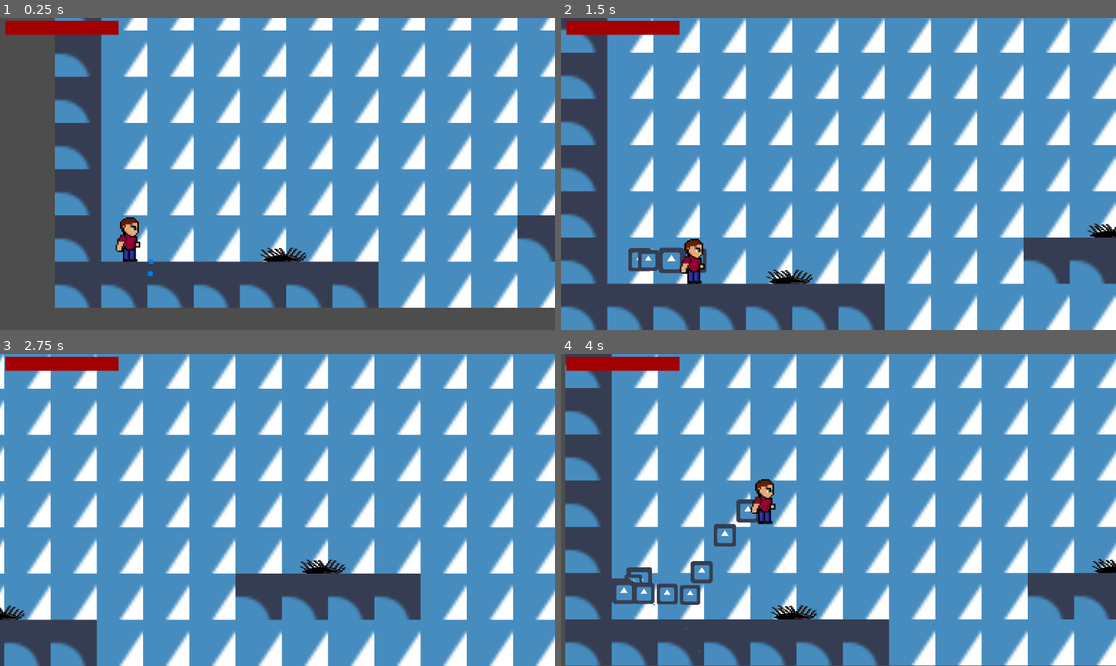
Above: before the commit, frames 1-4 (two rows, left to right).
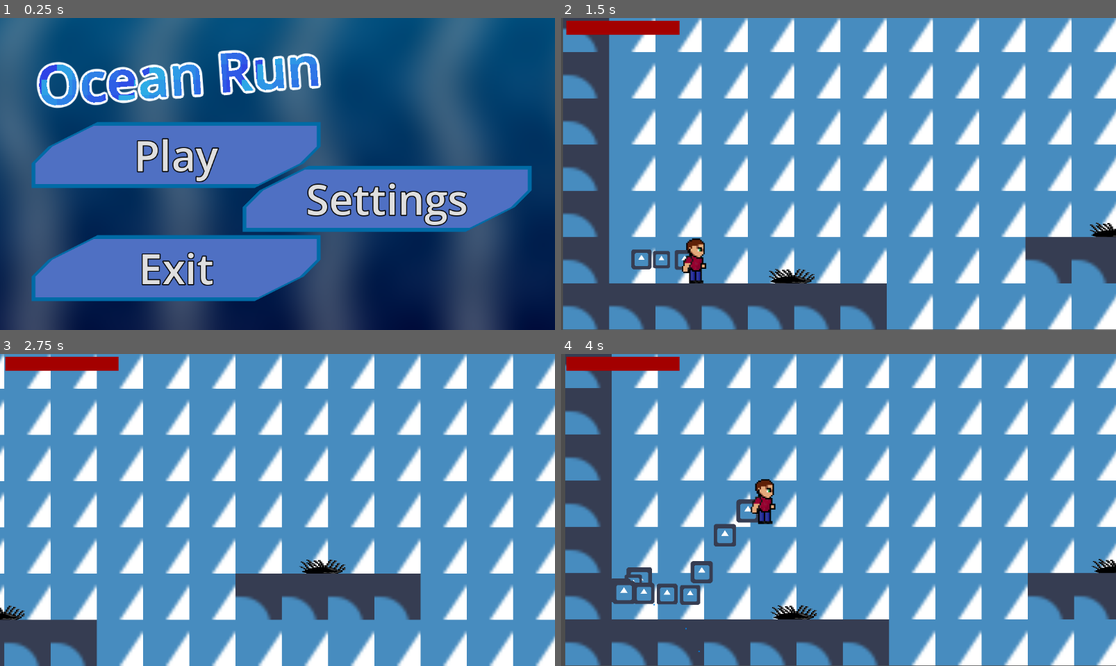
Above: after the commit, the same moments.

Repository: Vsp82/ocean-run
Game: Godot game, scene res://Scenes/main_menu.tscn
Two runs of this game, one before a commit and one after it. Both use one fixed random seed, a clock stepped at 60 frames per second and the inputs below. Before the commit the project starts from res://Scenes/Main.tscn. The engine's default icon, where the game draws it, is replaced by a stand-in: a white triangle on a blue panel in a dark square.
Inputs (mouse positions are in pixels of both pictures, inside the frame that each line leads up to):
- Up to frame 1 (0.25 s): no input
- Up to frame 2 (1.5 s): click (738, 155) at 0.5 s, where only the run after the commit has a clickable "Play"; hold D (Right) from 1.28 s (still down)
- Up to frame 3 (2.75 s): keep holding D (Right); tap Space (Jump) at 1.52, 2.27 s
- Up to frame 4 (4 s): release D (Right) at 2.78 s; hold A (Left) 2.78-3.53 s; hold D (Right) from 3.53 s (still down); tap Space (Jump) at 3.77 s

The runs differ from the first frame. In frame 1, 98% of the frame differs, in the area x 0-100%, y 0-100%; in frame 2, 12%; in frame 3, less than 0.1%; in frame 4, nothing differs.

Commit message:
change main scene

Diff:
--- a/main_menu.tscn
+++ b/Scenes/main_menu.tscn
@@ -1,13 +1,13 @@
 [gd_scene format=3 uid="uid://mr5iqccadbw0"]
 
-[ext_resource type="Shader" uid="uid://cb5qqpbgjmup8" path="res://ocean.gdshader" id="1_7vrkn"]
-[ext_resource type="Theme" uid="uid://b8a58m87p5igq" path="res://buttontheme.tres" id="2_fu7sn"]
-[ext_resource type="Script" uid="uid://b5y8n1087xxl" path="res://exit.gd" id="3_fu7sn"]
-[ext_resource type="Script" uid="uid://c25w8u3t5e27e" path="res://play.gd" id="3_jix8l"]
-[ext_resource type="PackedScene" uid="uid://b3elt20v7eww4" path="res://Scenes/Main.tscn" id="4_glbon"]
+[ext_resource type="Shader" uid="uid://cb5qqpbgjmup8" path="res://ocean.gdshader" id="1_n45e2"]
+[ext_resource type="Theme" uid="uid://b8a58m87p5igq" path="res://buttontheme.tres" id="2_opfnp"]
+[ext_resource type="Script" uid="uid://c25w8u3t5e27e" path="res://play.gd" id="3_cp0ys"]
+[ext_resource type="PackedScene" uid="uid://b3elt20v7eww4" path="res://Scenes/Main.tscn" id="4_yhxw7"]
+[ext_resource type="Script" uid="uid://b5y8n1087xxl" path="res://exit.gd" id="5_trj04"]
 
 [sub_resource type="ShaderMaterial" id="ShaderMaterial_jix8l"]
-shader = ExtResource("1_7vrkn")
+shader = ExtResource("1_n45e2")
 shader_parameter/wave_speed = 1.0
 shader_parameter/wave_strength = 0.02
 shader_parameter/wave_frequency = 8.0
--- a/project.godot
+++ b/project.godot
@@ -15,7 +15,7 @@
 [application]
 
 config/name="Ocean_Run"
-run/main_scene="uid://b3elt20v7eww4"
+run/main_scene="uid://mr5iqccadbw0"
 config/features=PackedStringArray("4.6", "Forward Plus")
 config/icon="res://Acets/icon.svg"
 
Not shown: 2 places in Scenes/main_menu.tscn that only renumber resources
